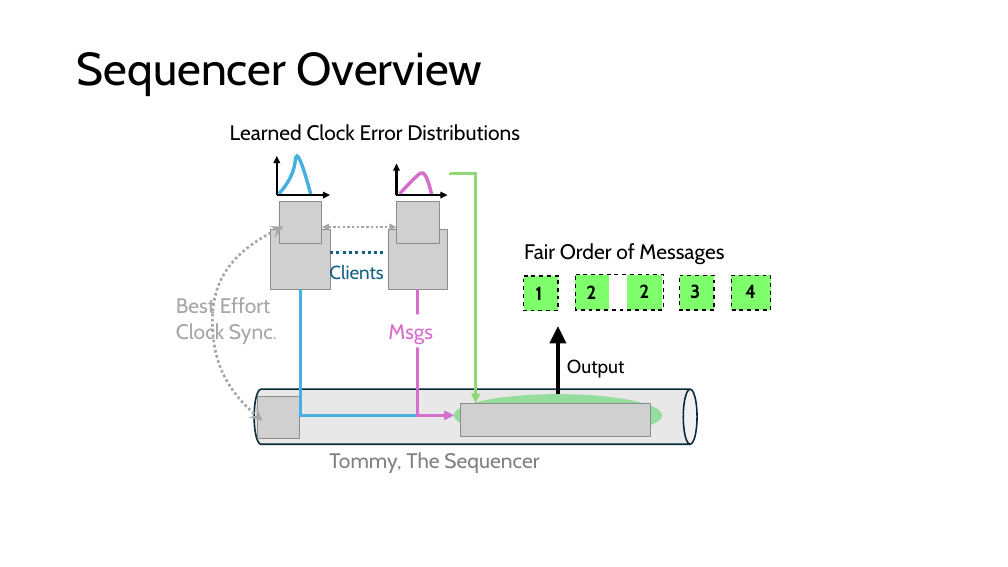
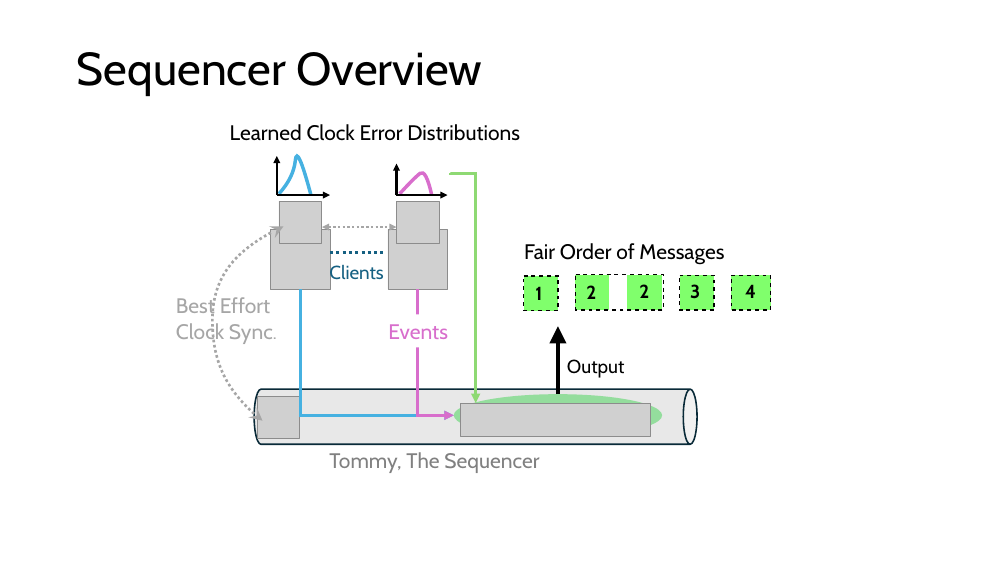
Before and after one commit to HaseebLUMS/Onyx-Presentation, a slide deck: slide 19 of tommy_hotnets_v2.pptx. Drawn at 1008x567 pixels with LibreOffice and Linux fonts; fonts in the diff are those of the drawing; grey boxes stand for pictures. Boxes give left, top, right and bottom in pixels: in the first picture for what was removed or moved away, otherwise in the second. Text is boxed around its words. In the diff, an @@ line names an element or a change of style, - is before the commit and + after.

Commit message:
updated

```diff
--- a/tommy_hotnets_v2.pptx
+++ b/tommy_hotnets_v2.pptx
@@ text at [388,324,448,339]: text changed @@
-Msgs
+Events
```
Also in this commit, not shown: 2 other slides changed, 2 slides added, 1 slide removed.
